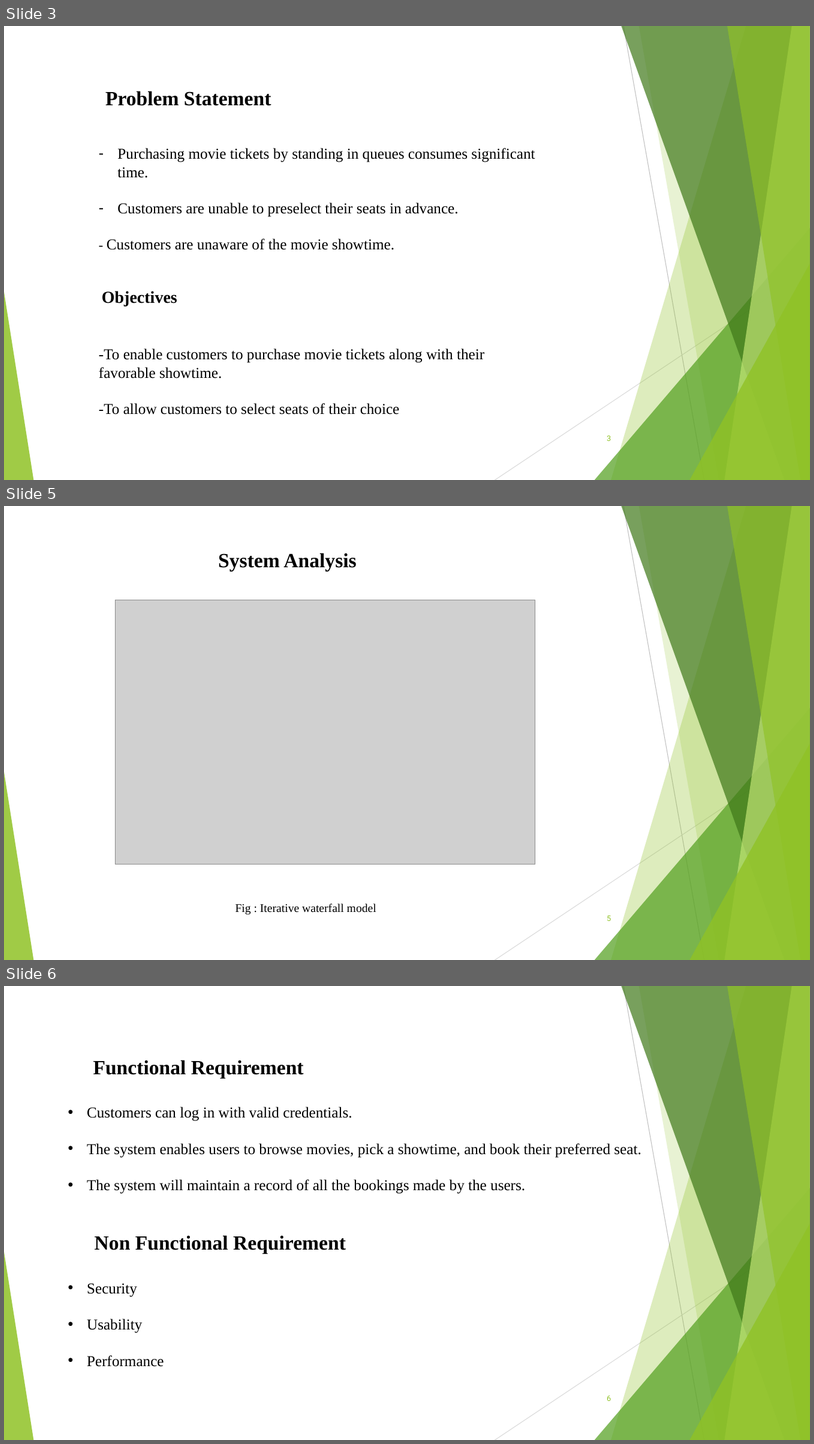
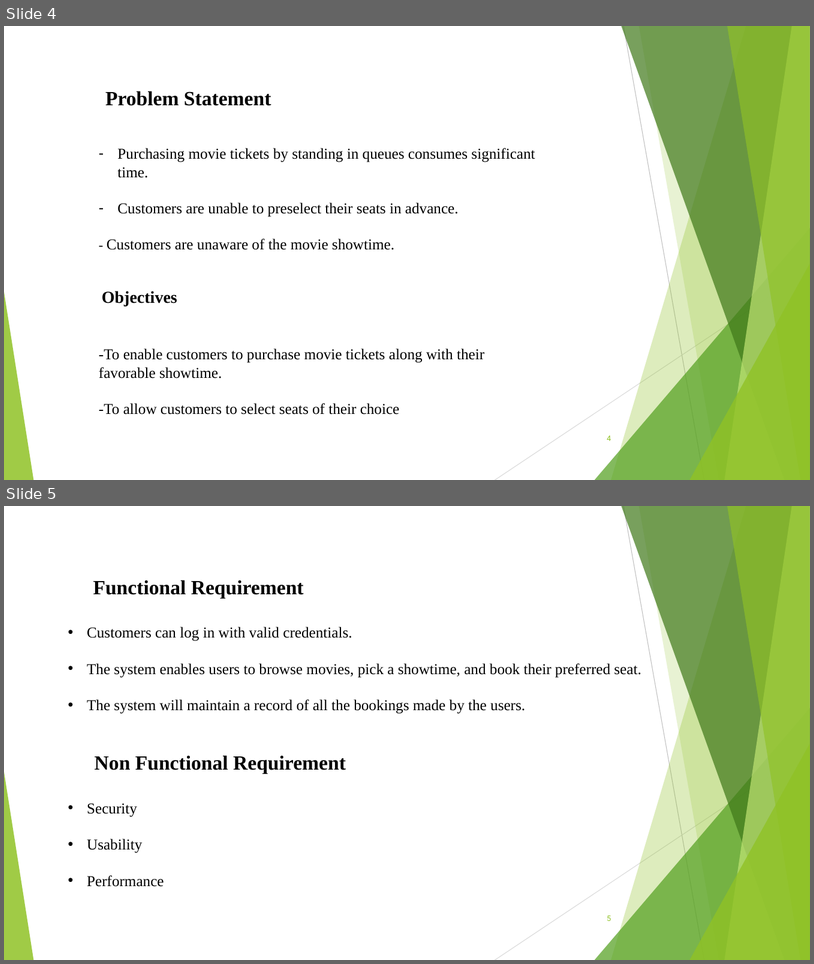
Before and after one commit to nepal4972/Movie_Ticket_Booking_SixthSemProject, a slide deck: documentation/MTB.pptx. Shown one above the other, each under a label of ours: slides 3, 5 and 6 before the commit, slides 4 and 5 after it; the slides between them are not shown. The pictures are 814x1444 and 814x964 pixels, drawn with LibreOffice and Linux fonts; fonts in the diff are those of the drawing; grey boxes stand for pictures. Boxes give left, top, right and bottom in pixels: in the first picture for what was removed or moved away, otherwise in the second. Text is boxed around its words. In the diff, an @@ line names an element or a change of style, - is before the commit and + after.

```diff
--- a/documentation/MTB.pptx
+++ b/documentation/MTB.pptx
@@ slide 5 removed at [4,506,810,960], background #FFFFFF; not listed: 10 template elements that a slide beside it also shows @@
@@ text removed at [218,553,356,571] @@
-System Analysis
@@ picture removed at [116,600,535,864] @@
@@ text removed at [236,903,377,915] @@
-Fig : Iterative waterfall model
@@ page number removed at [607,915,611,921] @@
-5
@@ what was slide 3 is now slide 4 @@
@@ page number at [607,435,611,441]: text changed @@
-3
+4
@@ what was slide 6 is now slide 5 @@
@@ page number at [607,915,611,921]: text changed @@
-6
+5
```
Also in this commit, not shown: 7 slides changed, 6 slides added, 4 other slides removed, 5 other files.
